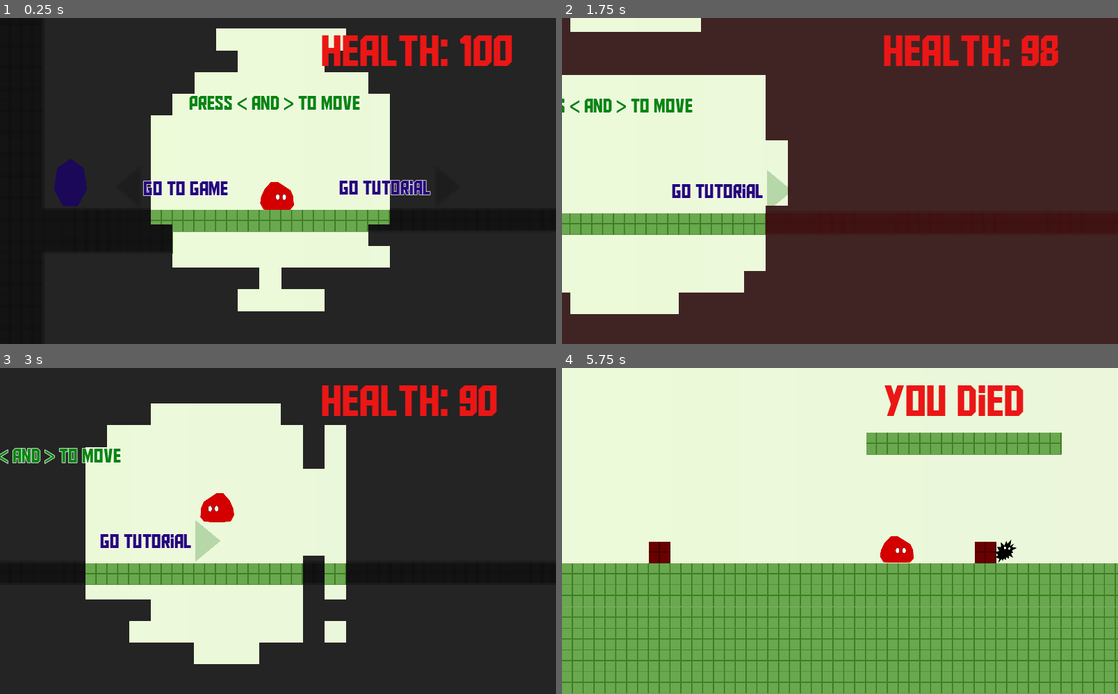
Above: before the commit, frames 1-4 (two rows, left to right).
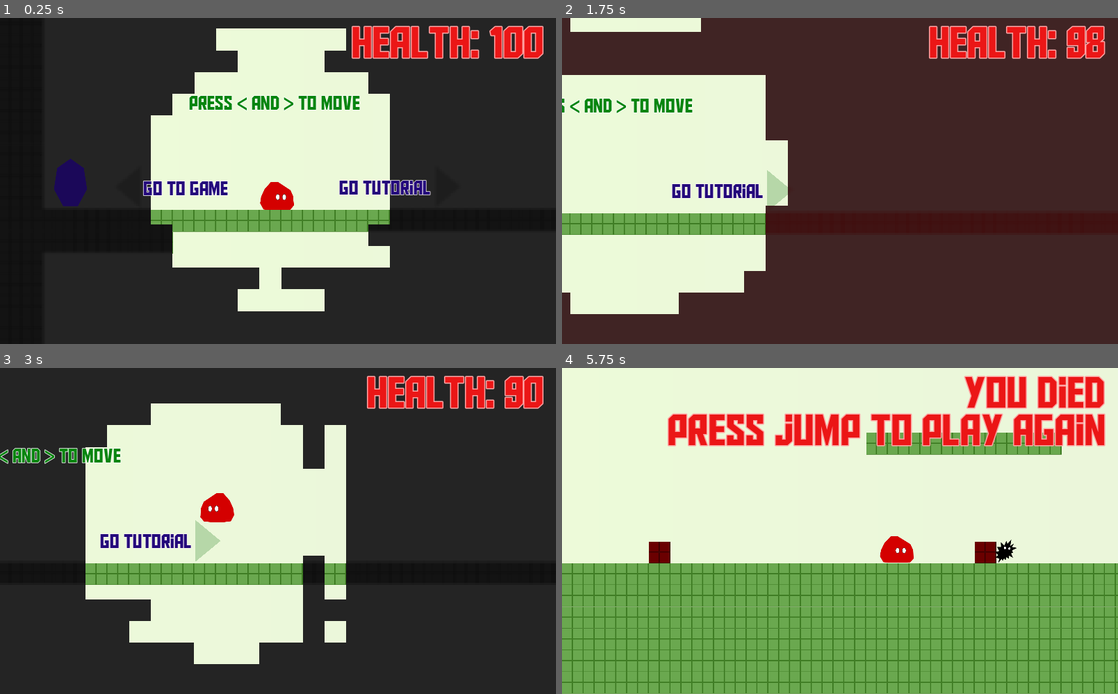
Above: after the commit, the same moments.

Repository: glitchcore/comfort
Game: Godot game, scene res://Scenes/BaseLevel.tscn
The game is run twice, just before and just after one commit, with the same random seed, the same clock (stepped at 60 frames per second) and the same inputs.
Inputs:
- Up to frame 1 (0.25 s): no input
- Up to frame 2 (1.75 s): tap Space (jump) at 0.5, 0.6, 0.77, 1.07, 1.25, 1.35, 1.52 s; hold Right (ui_right) from 0.53 s (still down)
- Up to frame 3 (3 s): tap Space (jump) at 1.82, 2, 2.1, 2.75, 2.85 s; release Right (ui_right) at 2.03 s; hold Left (ui_left) from 2.03 s (still down)
- Up to frame 4 (5.75 s): tap Space (jump) at 3.02, 3.32, 3.5, 3.6, 3.77, 4.07, 4.25, 4.35, 4.52, 4.82, 5.1 s; release Left (ui_left) at 4.28 s; hold Right (ui_right) from 4.28 s (still down)

The runs differ from the first frame. In frame 1, 3.3% of the frame differs, in the area x 57-98%, y 2-15%; in frame 2, 3.2%; in frame 3, 3.2%; in frame 4, 8.7%, in the area x 19-98%, y 2-25%.

Commit message:
restart game on jump

Diff:
--- a/Autoload/Store.gd
+++ b/Autoload/Store.gd
@@ -21,13 +21,10 @@
 	else:
 		take_damage(BAD_ZONE_DAMAGE)
 
-func reset() -> void:
-	hp = HP_MAX
-	in_comfort_zone = true
-	player_alive = true
-
 func _physics_process(_delta: float) -> void:
-	pass
+	if not player_alive:
+		if Input.is_action_just_pressed("jump"):
+			var _r = get_tree().reload_current_scene()
 
 func set_health(value: float):
 	hp = value
--- a/UserInterface/GameData.gd
+++ b/UserInterface/GameData.gd
@@ -10,7 +10,7 @@
 	if hp > 0:
 		$Health.text = "Health: %s" % hp
 	else:
-		$Health.text = "You died"
+		$Health.text = "You died\nPress jump to play again"
 
 func _on_UpdateHp(hp):
 	update_hp(hp)
--- a/UserInterface/GameData.tscn
+++ b/UserInterface/GameData.tscn
@@ -5,6 +5,8 @@
 
 [sub_resource type="DynamicFont" id=1]
 size = 80
+outline_size = 2
+outline_color = Color( 1, 0.635294, 0.635294, 1 )
 font_data = ExtResource( 2 )
 
 [node name="GameData" type="Control"]
@@ -20,10 +22,11 @@
 anchor_left = 0.961
 anchor_right = 1.0
 anchor_bottom = 0.047
-margin_left = -394.064
-margin_top = 28.0
-margin_right = -362.0
-margin_bottom = 15.8
+margin_left = -810.064
+margin_top = 12.0
+margin_right = -26.0
+margin_bottom = 191.8
 custom_colors/font_color = Color( 0.921569, 0.0862745, 0.0862745, 1 )
 custom_fonts/font = SubResource( 1 )
 text = "Health: %s"
+align = 2
